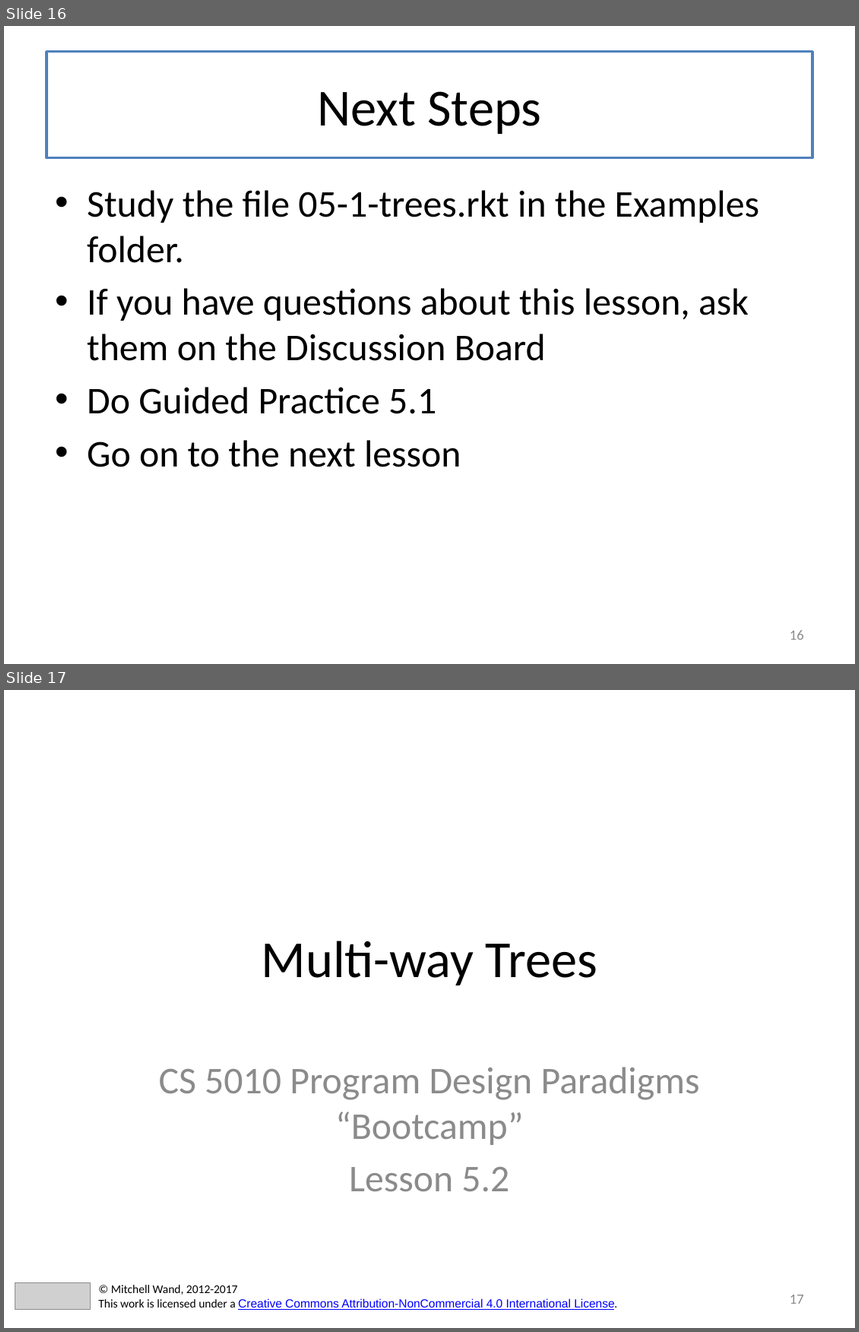
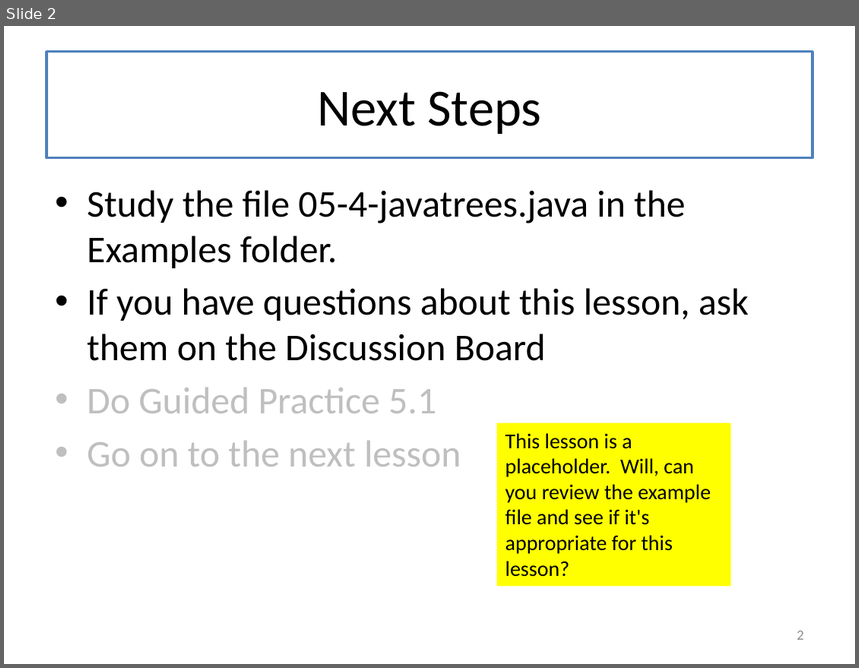
Before and after one commit to mwand/cs5010f17, a slide deck: Slides/Lesson 5.4 Doing It In Java.pptx. Shown one above the other, each under a label of ours: slides 16 and 17 before the commit, slide 2 after it. The pictures are 859x1332 and 859x668 pixels, drawn with LibreOffice and Linux fonts; fonts in the diff are those of the drawing; grey boxes stand for pictures. Boxes give left, top, right and bottom in pixels: in the first picture for what was removed or moved away, otherwise in the second. Text is boxed around its words. In the diff, an @@ line names an element or a change of style, - is before the commit and + after.

Commit message:
first draft of Module 5 ready for Will to review

```diff
--- a/Slides/Lesson 5.4 Doing It In Java.pptx
+++ b/Slides/Lesson 5.4 Doing It In Java.pptx
@@ slide 17 removed at (4,690,855,1328), background #FFFFFF @@
@@ title removed at (68,888,791,1025) @@
-Multi-way Trees
@@ subtitle removed at (159,1067,700,1192) @@
-CS 5010 Program Design Paradigms “Bootcamp”
-Lesson 5.2
@@ picture removed at (15,1284,90,1309) @@
@@ text removed at (98,1285,617,1310) @@
-© Mitchell Wand, 2012-2017
-This work is licensed under a Creative Commons Attribution-NonCommercial 4.0 International License.
@@ page number removed at (790,1295,804,1304) @@
-17
@@ what was slide 16 is now slide 2 @@
@@ slide 2 changed as well @@
@@ text at (87,190,686,268): text changed @@
-• Study the file 05-1-trees.rkt in the Examples folder.
+• Study the file 05-4-javatrees.java in the Examples folder.
@@ text at (87,388,461,467): text colour #000000 to #BFBFBF in "Do Guided Practice 5.1", "Go on to the next lesson" @@
@@ rectangle added at (496,423,731,587), fill #FFFF00, 18 pt, text #000000 @@
+This lesson is a placeholder. Will, can you review the example file and see if it's appropriate for this lesson?
@@ page number at (797,631,804,640): text changed @@
-16
+2
```
Also in this commit, not shown: 1 other slide changed, 143 other slides removed, 17 other files.
